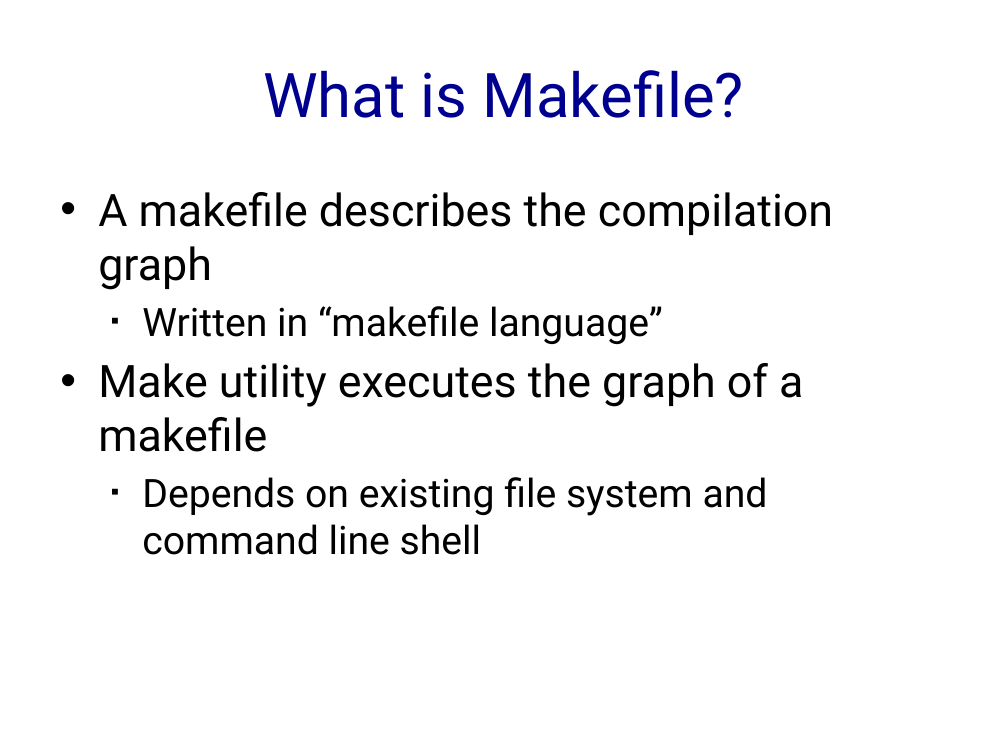
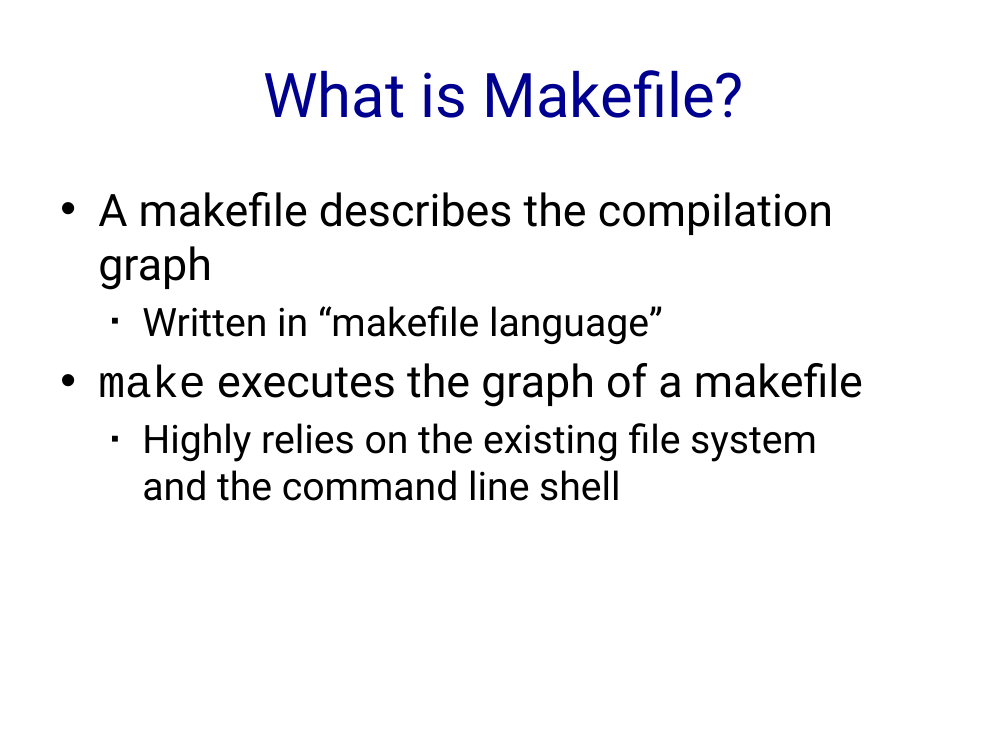
Before and after one commit to h8liu-archives/making-makefiles, a slide deck: slide 5 of slides.pptx. Drawn at 1008x756 pixels with LibreOffice and Linux fonts; fonts in the diff are those of the drawing. Boxes give left, top, right and bottom in pixels: in the first picture for what was removed or moved away, otherwise in the second. Text is boxed around its words. In the diff, an @@ line names an element or a change of style, - is before the commit and + after.

```diff
--- a/slides.pptx
+++ b/slides.pptx
@@ text at (98, 363, 863, 501): text changed @@
-• Make utility executes the graph of a makefile
-  ▪ Depends on existing file system and command line shell
+• make executes the graph of a makefile
+  ▪ Highly relies on the existing file system
+    and the command line shell
```
Also in this commit, not shown: 4 other slides changed.
